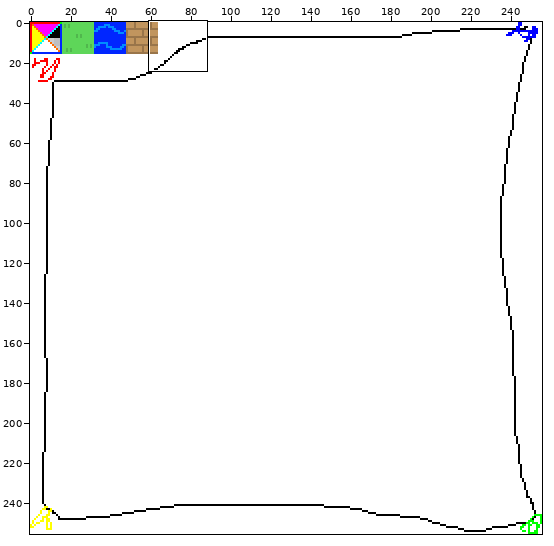
Sprite sheet, stored at src/textures.png. The first picture is a wide view before the edit; the outline marks the close-up.
Close-up. Old version:
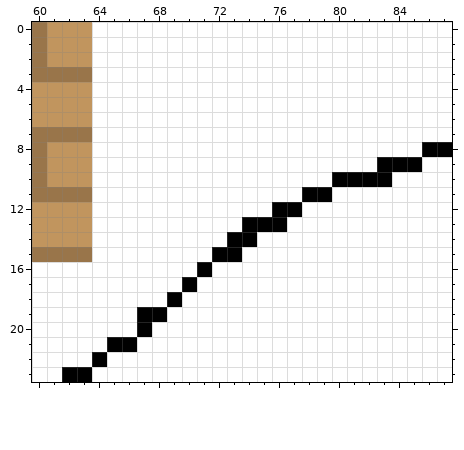
The file is 256x256 pixels. Shown: x 60..87, y 0..23.
And afterwards:
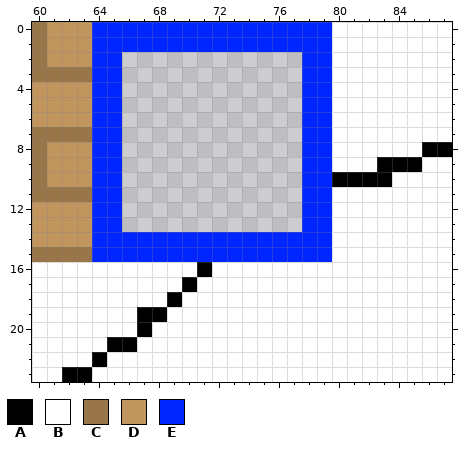
Palette (. is transparent): A #000000  B #ffffff  C #99754a  D #c1955e  E #0026ff
From old to new:
y 0..1: x 64..79 BBBBBBBBBBBBBBBB -> EEEEEEEEEEEEEEEE
y 2..10: x 64..79 BBBBBBBBBBBBBBBB -> EE............EE
y 11: x 64..79 BBBBBBBBBBBBBBAA -> EE............EE
y 12: x 64..79 BBBBBBBBBBBBAABB -> EE............EE
y 13: x 64..79 BBBBBBBBBBAAABBB -> EE............EE
y 14: x 64..79 BBBBBBBBBAABBBBB -> EEEEEEEEEEEEEEEE
y 15: x 64..79 BBBBBBBBAABBBBBB -> EEEEEEEEEEEEEEEE
